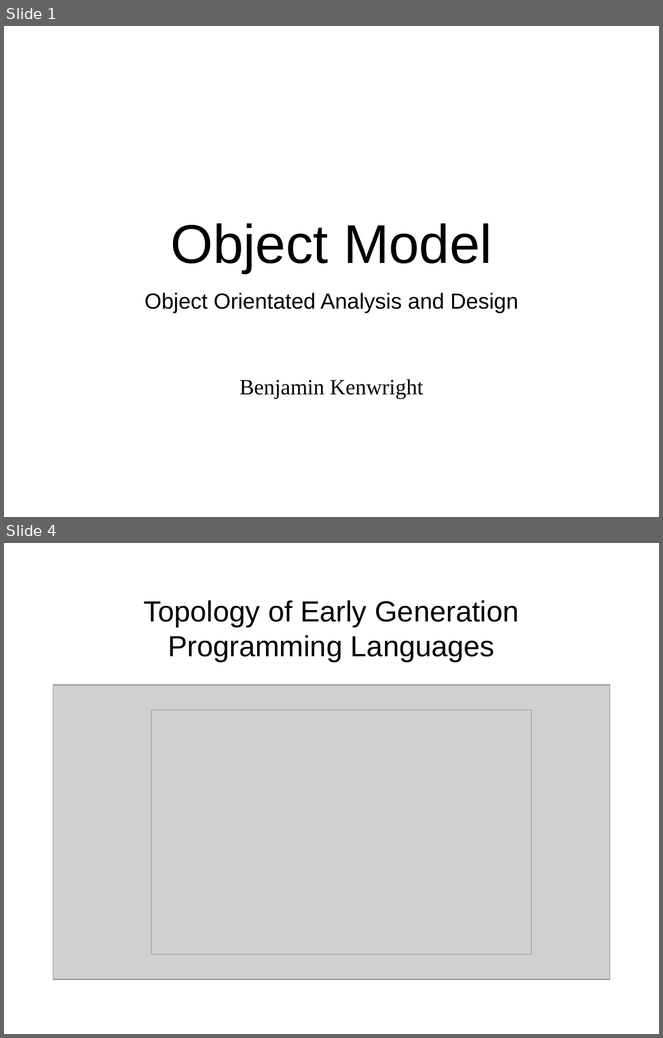
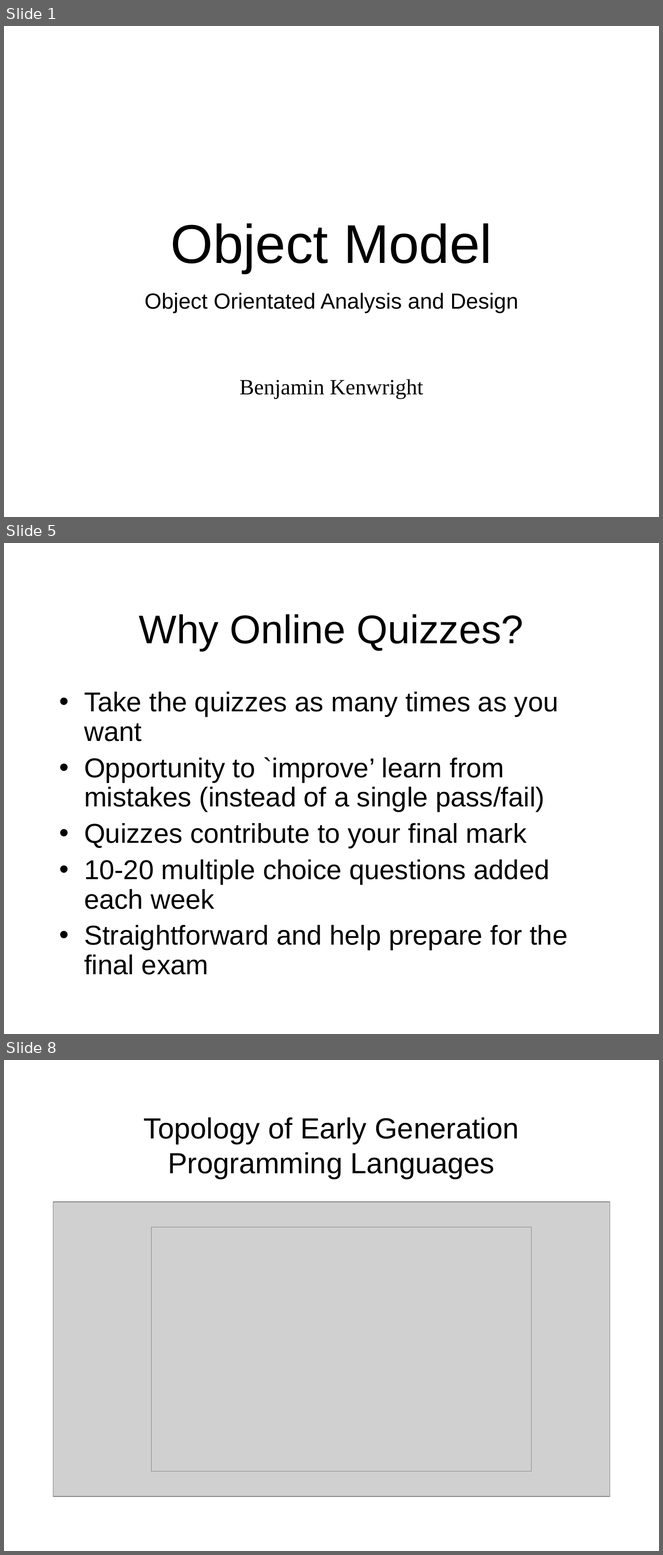
Before and after one commit to octaviordz/zjnu2017.github.io, a slide deck: OOAD/lectures/030--Object.Model.ppt. Shown one above the other, each under a label of ours: slides 1 and 4 before the commit, slides 1, 5 and 8 after it; the slides between them are not shown. The pictures are 663x1038 and 663x1555 pixels, drawn with LibreOffice and Linux fonts; fonts in the diff are those of the drawing; grey boxes stand for pictures. Boxes give left, top, right and bottom in pixels: in the first picture for what was removed or moved away, otherwise in the second. Text is boxed around its words. In the diff, an @@ line names an element or a change of style, - is before the commit and + after.

```diff
--- a/OOAD/lectures/030--Object.Model.ppt
+++ b/OOAD/lectures/030--Object.Model.ppt
@@ slide 5 added at [4,543,659,1034], background #FFFFFF @@
@@ title added at [139,614,524,651], 44 pt, text #000000 @@
+Why Online Quizzes?
@@ text added at [84,692,568,975], 30 pt, text #000000 @@
+• Take the quizzes as many times as you want
+• Opportunity to `improve’ learn from mistakes (instead of a single pass/fail)
+• Quizzes contribute to your final mark
+• 10-20 multiple choice questions added each week
+• Straightforward and help prepare for the final exam
@@ what was slide 4 is now slide 8 @@
```
Also in this commit, not shown: 7 slides changed, 23 other slides added, 2 other files.
